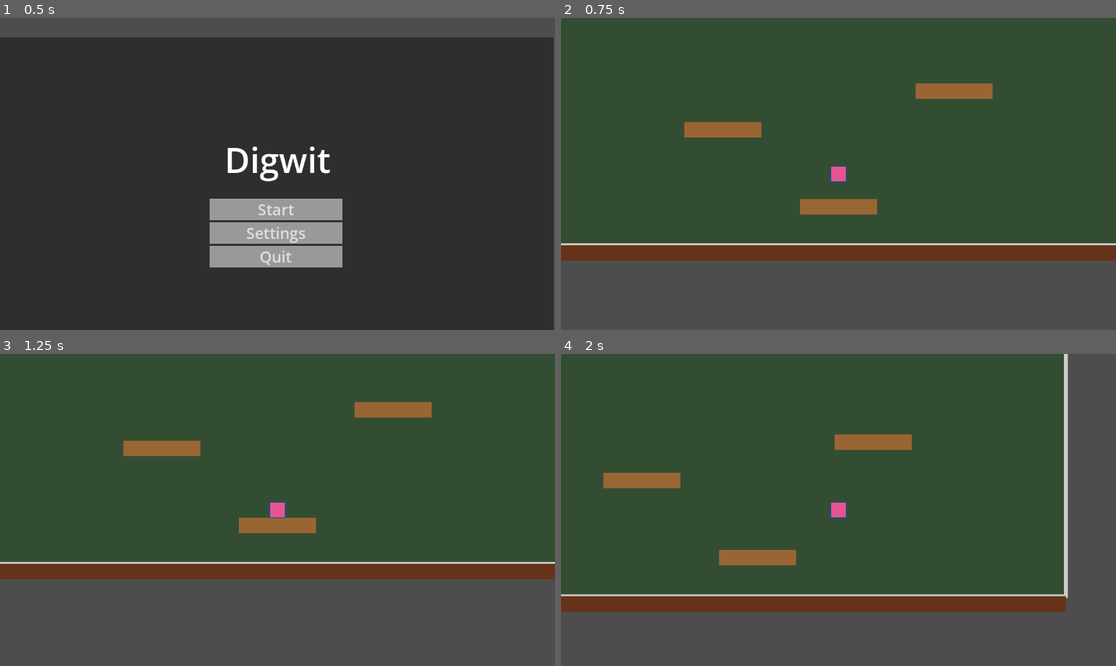
Above: before the commit, frames 1-4 (two rows, left to right).
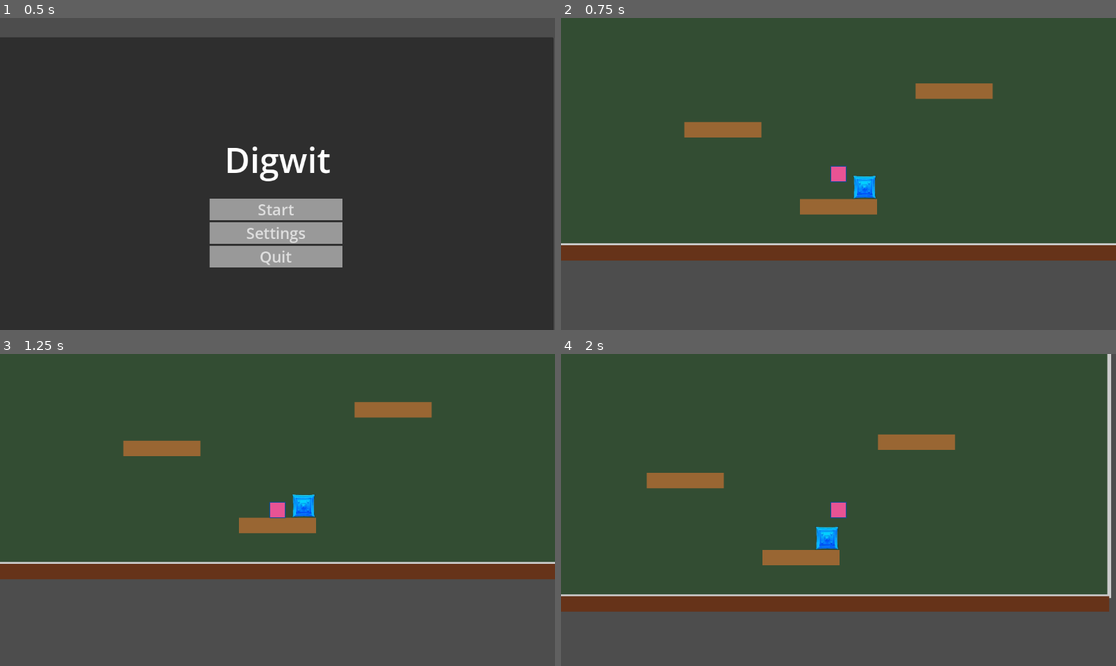
Above: after the commit, the same moments.

Repository: d-v-b/ld58
Game: Godot game, scene res://scenes/main_menu.tscn
The game is run twice, just before and just after one commit, with the same random seed, the same clock (stepped at 60 frames per second) and the same inputs.
Inputs (mouse positions are in pixels of both pictures, inside the frame that each line leads up to):
- Up to frame 1 (0.5 s): no input
- Up to frame 2 (0.75 s): click "Start" at 0.5 s
- Up to frame 3 (1.25 s): no input
- Up to frame 4 (2 s): tap Enter at 1.25 s; move the mouse to (960, 494) at 1.27 s; press the mouse at (960, 494) at 1.28 s; hold Right (ui_right) from 1.28 s (still down); tap Space (jump) at 1.52 s

Frame 1 is identical in both runs. In frame 2, 0.3% of the frame differs, in the area x 52-57%, y 50-58%; in frame 3, 0.3%; in frame 4, 9.6%, in the area x 7-100%, y 0-83%.

Commit message:
spawn with a mining block

Diff:
--- a/Collector/scenes/game.tscn
+++ b/Collector/scenes/game.tscn
@@ -1,7 +1,8 @@
-[gd_scene load_steps=4 format=3 uid="uid://tsmtvocl2gs3"]
+[gd_scene load_steps=6 format=3 uid="uid://tsmtvocl2gs3"]
 
 [ext_resource type="Script" uid="uid://b7k8d2qq5wept" path="res://scripts/game.gd" id="1_qbsmt"]
 [ext_resource type="PackedScene" uid="uid://bjlhj3x4t8g4p" path="res://scenes/player.tscn" id="2_cpr0p"]
+[ext_resource type="PackedScene" path="res://scenes/mining_block.tscn" id="2_lnu2h"]
 
 [sub_resource type="RectangleShape2D" id="RectangleShape2D_1"]
 size = Vector2(200, 40)
@@ -110,5 +111,8 @@
 grow_vertical = 2
 color = Color(0.4, 0.2, 0.1, 1)
 
+[node name="MiningBlock" parent="." instance=ExtResource("2_lnu2h")]
+position = Vector2(68, 447)
+
 [node name="Player" parent="." instance=ExtResource("2_cpr0p")]
 position = Vector2(0, 400)
